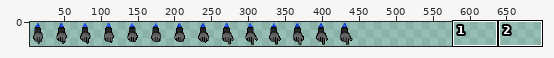
Edited in one commit: sprite sheet (res/enemies/robothand.png). The first picture is a wide view before the edit; the outline marks the close-up.
Close-up. Before the commit:
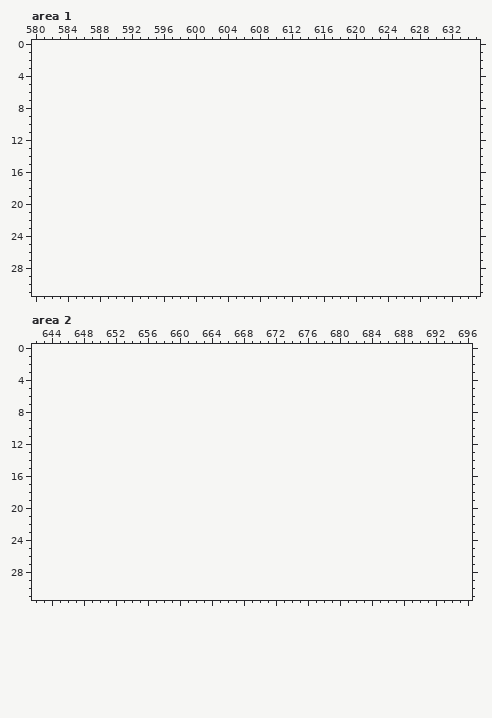
The file is 448x32 pixels. Shown: area 1: x 580..635, y 0..31; area 2: x 642..696, y 0..31. The old version is drawn lined up with the new one, on the new canvas. The wide view leaves out empty margins. The commit also changed other parts of the picture, which this record leaves out.
And afterwards:
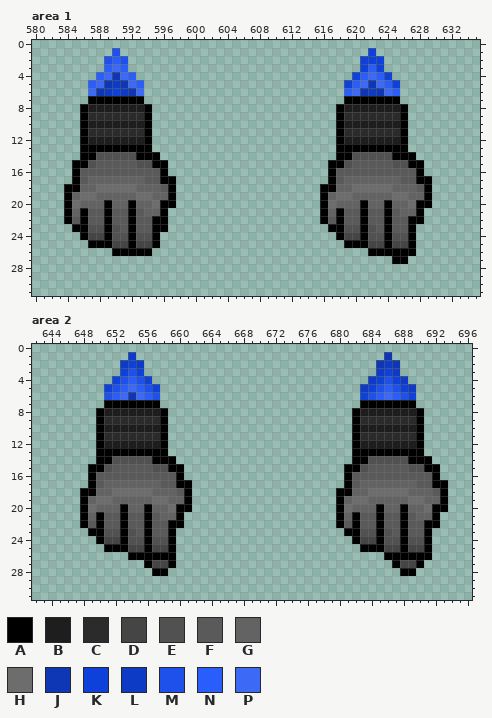
Palette (. is transparent): A #000000  B #1e1e1e  C #2b2b2b  D #454545  E #515151  F #5a5a5a  G #636363  H #6d6d6d  J #0d37b4  K #0e41d9  L #0d3bc5  M #1e51ec  N #295efd  P #3c6af6
Change:
canvas 448x32 -> 704x32
Area 1:
y 1: x 590 . -> M; x 622 . -> K
y 2: x 589..591 ... -> MNM; x 621..623 ... -> KKK
y 3: x 589..591 ... -> NPN; x 621..623 ... -> KNK
y 4: x 588..592 ..... -> NPJPN; x 620..624 ..... -> KNPNK
y 5: x 587..593 ....... -> NPJLJPN; x 619..625 ....... -> KNPJPNK
y 6: x 587..593 ....... -> PJLKLJP; x 619..625 ....... -> NPJLJPN
y 7: x 587..593 ....... -> AAAAAAA; x 619..625 ....... -> AAAAAAA
y 8: x 586..594 ......... -> ABBBBBBBA; x 618..626 ......... -> ABBBBBBBA
y 9: x 586..594 ......... -> ACCCCCCCA; x 618..626 ......... -> ACCCCCCCA
y 10: x 586..594 ......... -> ABBBBBBBA; x 618..626 ......... -> ABBBBBBBA
y 11: x 586..594 ......... -> ACCCCCCCA; x 618..626 ......... -> ACCCCCCCA
y 12: x 586..594 ......... -> ABBBBBBBA; x 618..626 ......... -> ABBBBBBBA
y 13: x 586..594 ......... -> AAAAAAAAA; x 618..626 ......... -> AAAAAAAAA
y 14: x 586..595 .......... -> AAEEEEEAAA; x 618..627 .......... -> AAEEEEEAAA
y 15: x 585..596 ............ -> AAEFFFFFEEAA; x 617..628 ............ -> AAEFFFFFEEAA
y 16: x 585..596 ............ -> AFFFFFFFFFFA; x 617..628 ............ -> AFFFFFFFFFFA
y 17: x 585..597 ............. -> AFGGGGGGGFFAA; x 617..629 ............. -> AFGGGGGGGFFAA
y 18: x 584..597 .............. -> AAGGHHHHHGGGFA; x 616..629 .............. -> AAGGHHHHHGGGFA
y 19: x 584..597 .............. -> AGHHGGGGGHHGGA; x 616..629 .............. -> AGHHGGGGGHHGGA
y 20: x 584..597 .............. -> AHGGGAGGAGGHAA; x 616..629 .............. -> AHGGGAGGAGGHAA
y 21: x 584..596 ............. -> AGAFFAFFAFGGA; x 616..628 ............. -> AGAFFAFFAFGGA
y 22: x 584..596 ............. -> AFAFFAFFAFFAA; x 616..628 ............. -> AFAFFAFFAFFAA
y 23: x 585..596 ............ -> AAEEAEFAFFAA; x 617..627 ........... -> AAEEAEFAFFA
y 24: x 586..595 .......... -> ADDAEEAEEA; x 618..627 .......... -> ADDAEEAEEA
y 25: x 587..595 ......... -> AAADDADDA; x 619..627 ......... -> AAADDADDA
y 26: x 590..594 ..... -> AAAAA; x 622..627 ...... -> AAAAAA
y 27: x 625..626 .. -> AA
Area 2:
y 1: x 654 . -> L; x 686 . -> J
y 2: x 653..655 ... -> LKL; x 685..687 ... -> JLJ
y 3: x 653..655 ... -> KMK; x 685..687 ... -> LKL
y 4: x 652..656 ..... -> KMNMK; x 684..688 ..... -> LKMKL
y 5: x 651..657 ....... -> KMNPNMK; x 683..689 ....... -> LKMNMKL
y 6: x 651..657 ....... -> MNPJPNM; x 683..689 ....... -> KMNPNMK
y 7: x 651..657 ....... -> AAAAAAA; x 683..689 ....... -> AAAAAAA
y 8: x 650..658 ......... -> ABBBBBBBA; x 682..690 ......... -> ABBBBBBBA
y 9: x 650..658 ......... -> ACCCCCCCA; x 682..690 ......... -> ACCCCCCCA
y 10: x 650..658 ......... -> ABBBBBBBA; x 682..690 ......... -> ABBBBBBBA
y 11: x 650..658 ......... -> ACCCCCCCA; x 682..690 ......... -> ACCCCCCCA
y 12: x 650..658 ......... -> ABBBBBBBA; x 682..690 ......... -> ABBBBBBBA
y 13: x 650..658 ......... -> AAAAAAAAA; x 682..690 ......... -> AAAAAAAAA
y 14: x 650..659 .......... -> AAEEEEEAAA; x 682..691 .......... -> AAEEEEEAAA
y 15: x 649..660 ............ -> AAEFFFFFEEAA; x 681..692 ............ -> AAEFFFFFEEAA
y 16: x 649..660 ............ -> AFFFFFFFFFFA; x 681..692 ............ -> AFFFFFFFFFFA
y 17: x 649..661 ............. -> AFGGGGGGGFFAA; x 681..693 ............. -> AFGGGGGGGFFAA
y 18: x 648..661 .............. -> AAGGHHHHHGGGFA; x 680..693 .............. -> AAGGHHHHHGGGFA
y 19: x 648..661 .............. -> AGHHGGGGGHHGGA; x 680..693 .............. -> AGHHGGGGGHHGGA
y 20: x 648..661 .............. -> AHGGGAGGAGGHAA; x 680..693 .............. -> AHGGGAGGAGGHAA
y 21: x 648..660 ............. -> AGAFFAFFAFGGA; x 680..692 ............. -> AGAFFAFFAFGGA
y 22: x 648..660 ............. -> AFAFFAFFAFFAA; x 680..692 ............. -> AFAFFAFFAFFAA
y 23: x 649..659 ........... -> AAEEAEFAFFA; x 681..691 ........... -> AAEEAEFAFFA
y 24: x 650..659 .......... -> ADDAEEAEEA; x 682..691 .......... -> ADDAEEAEEA
y 25: x 651..659 ......... -> AAADDADDA; x 683..691 ......... -> AAADDADDA
y 26: x 654..659 ...... -> AAAAAA; x 686..691 ...... -> AAAAAA
y 27: x 656..659 .... -> ADDA; x 687..690 .... -> ADDA
y 28: x 657..658 .. -> AA; x 688..689 .. -> AA
Boxes around the changes in both close-ups, in picture pixels (x1, y1, x2, y2):
added: (64, 48, 176, 256)
added: (320, 48, 432, 264)
added: (80, 352, 192, 576)
added: (336, 352, 448, 576)
